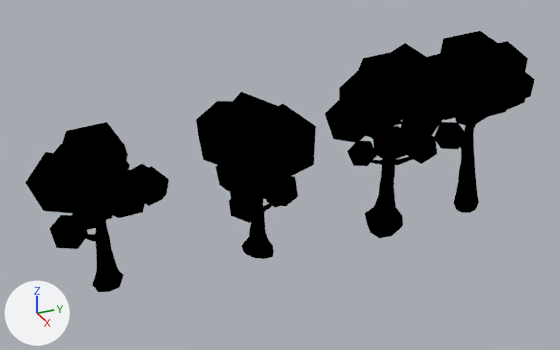
The Blender file Models and art assets/Tue Map scale_ level/buildings/buildings/Tree model.blend as it was, and as the next commit left it.
Rendered twice from a camera (50 mm lens) standing at (34.6, -5.9, 21.4) and looking at (-0.6, 9.9, 3.8). The lights are fixed; the arrows at lower left show +X, +Y and +Z.
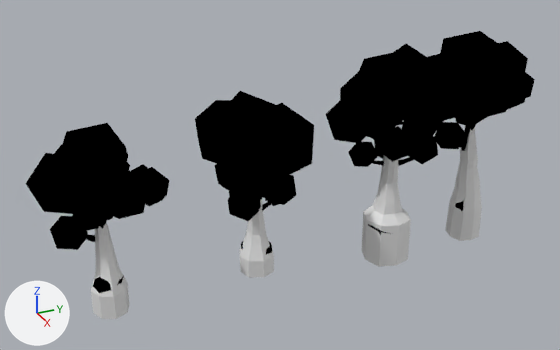
Location of each change, (x1, y1, x2, y2) in pixels of the pictures (560 x 350 px):
'Icosphere.014', moved
    before: (213, 92, 283, 168)
    after: (212, 91, 282, 167)
'Cube', added
    after: (362, 155, 411, 267)
'Icosphere.025', moved
    before: (339, 66, 403, 140)
    after: (340, 66, 404, 140)
'Icosphere.024', moved
    before: (371, 43, 441, 119)
    after: (372, 44, 442, 119)
'Cube.001', added
    after: (445, 127, 482, 241)
'Tree1.002', added
    after: (91, 224, 130, 319)
'Icosphere.015', moved
    before: (264, 104, 316, 176)
    after: (263, 102, 314, 175)
'Tree2.001', moved
    before: (365, 121, 413, 238)
    after: (368, 122, 414, 235)
'Icosphere.003', moved
    before: (66, 178, 119, 225)
    after: (66, 179, 120, 226)
'Tree1.003', added
    after: (239, 199, 274, 277)
'Icosphere.009', moved
    before: (80, 143, 130, 189)
    after: (80, 144, 130, 190)
'Tree1', moved
    before: (86, 198, 132, 292)
    after: (86, 199, 132, 293)
'Icosphere.010', moved
    before: (49, 144, 91, 188)
    after: (49, 145, 91, 189)
'Icosphere.018', moved
    before: (216, 157, 259, 197)
    after: (215, 156, 257, 196)
'Icosphere.016', moved
    before: (196, 101, 232, 165)
    after: (195, 100, 231, 163)
'Icosphere.008', moved
    before: (62, 122, 128, 161)
    after: (62, 123, 128, 161)
'Icosphere.007', moved
    before: (121, 163, 161, 205)
    after: (122, 164, 161, 206)
'Icosphere.013', moved
    before: (252, 166, 285, 201)
    after: (250, 164, 283, 199)
'Tree2', moved
    before: (242, 198, 274, 259)
    after: (241, 197, 272, 254)
'Icosphere.004', moved
    before: (33, 164, 71, 209)
    after: (33, 164, 72, 210)
'Icosphere.005', moved
    before: (50, 215, 88, 249)
    after: (50, 216, 89, 250)
'Icosphere.023', moved
    before: (401, 112, 434, 148)
    after: (402, 113, 435, 149)
'Icosphere.017', moved
    before: (229, 190, 262, 223)
    after: (228, 188, 261, 221)
'Icosphere.030', moved
    before: (377, 126, 410, 161)
    after: (378, 126, 411, 162)
'Icosphere.031', moved
    before: (325, 100, 365, 142)
    after: (326, 101, 366, 143)
'Icosphere.002', moved
    before: (26, 152, 73, 213)
    after: (26, 153, 73, 214)
'Icosphere.029', moved
    before: (347, 141, 377, 166)
    after: (348, 141, 378, 167)
'Icosphere.020', moved
    before: (266, 174, 298, 206)
    after: (265, 173, 297, 205)
'Icosphere.027', moved
    before: (407, 136, 437, 164)
    after: (408, 136, 438, 164)
'Icosphere.011', moved
    before: (113, 169, 145, 218)
    after: (114, 170, 145, 219)
'Icosphere.028', moved
    before: (412, 101, 443, 136)
    after: (403, 101, 444, 135)
'Icosphere.006', moved
    before: (145, 166, 169, 206)
    after: (145, 167, 169, 207)
'Icosphere.026', moved
    before: (358, 52, 391, 70)
    after: (359, 53, 391, 71)
'Icosphere.012', moved
    before: (71, 212, 101, 230)
    after: (71, 213, 101, 231)
'Icosphere.032', moved
    before: (373, 140, 383, 159)
    after: (374, 141, 384, 159)
'Icosphere.019', moved
    before: (273, 204, 281, 208)
    after: (271, 202, 279, 206)
'Icosphere.022', moved
    before: (230, 189, 252, 197)
    after: (229, 191, 233, 197)
'Tree1.001', unchanged, covered by the edit
    before: (454, 111, 493, 213)
    after: (455, 111, 493, 211)

What the commit changed:
Mesh me_cube_001 is new.
It has 58 vertices, 56 faces and spans x -0.71..0.71, y -0.71..0.71, z -1.0..5.2.
Mesh me_cube is new.
It has 58 vertices, 56 faces and spans x -1.0..1.0, y -1.0..1.0, z -1.0..5.2.
Mesh me_plane_006 is new.
It has 58 vertices, 56 faces and spans x -1.0..1.06, y -0.95..0.95, z -2.03..4.39.
Mesh me_plane_005 is new.
It has 50 vertices, 48 faces and spans x -1.0..1.06, y -0.95..0.95, z -2.35..3.96.
Object 'Tree1' (ob_tree1) moves from (0.0, -0.01, 1.02) to (0.09, -0.01, 1.02).
Object 'Tree2' (ob_tree2) moves from (0.0, 8.24, 1.02) to (-0.19, 8.24, 1.02).
Object 'Tree2.001' (ob_tree2_001) moves from (0.0, 16.3, 2.47) to (0.1, 16.3, 2.47).
Object 'Cube.001' (ob_cube_001) is new; it shows me_cube_001.
Its parent is ob_tree1_001.
Its matrix parent inverse is Matrix(((1.0, 0.0, 0.0, 0.0), (0.0, 1.0, 0.0, -22.19), (0.0, 0.0, 1.0, -3.013), (0.0, 0.0, 0.0, 1.0))).
Its location is (0.0635, 22.22, -0.967).
Its scale is (1.33, 1.33, 1.33).
Object 'Cube' (ob_cube) is new; it shows me_cube.
Its parent is ob_tree2_001.
Its matrix parent inverse is Matrix(((-1.0, 0.0, 0.0, 0.0), (0.0, -1.0, 0.0, 16.3), (0.0, 0.0, 1.0, -2.474), (0.0, 0.0, 0.0, 1.0))).
Its location is (0.265, 16.35, -0.967).
Its scale is (1.33, 1.33, 1.33).
Object 'Tree1.003' (ob_tree1_003) is new; it shows me_plane_006.
Its parent is ob_tree2.
Its matrix parent inverse is Matrix(((-1.0, 0.0, 0.0, 0.0), (0.0, 1.0, 0.0, -8.236), (0.0, 0.0, 1.0, -1.021), (0.0, 0.0, 0.0, 1.0))).
Its location is (0.183, 8.214, 0.637).
Object 'Tree1.002' (ob_tree1_002) is new; it shows me_plane_005.
Its parent is ob_tree1.
Its matrix parent inverse is Matrix(((1.0, 0.0, 0.0, 0.0), (0.0, 1.0, 0.0, 0.00654), (0.0, 0.0, 1.0, -1.021), (0.0, 0.0, 0.0, 1.0))).
Its location is (0.0, 0.0, 0.632).
